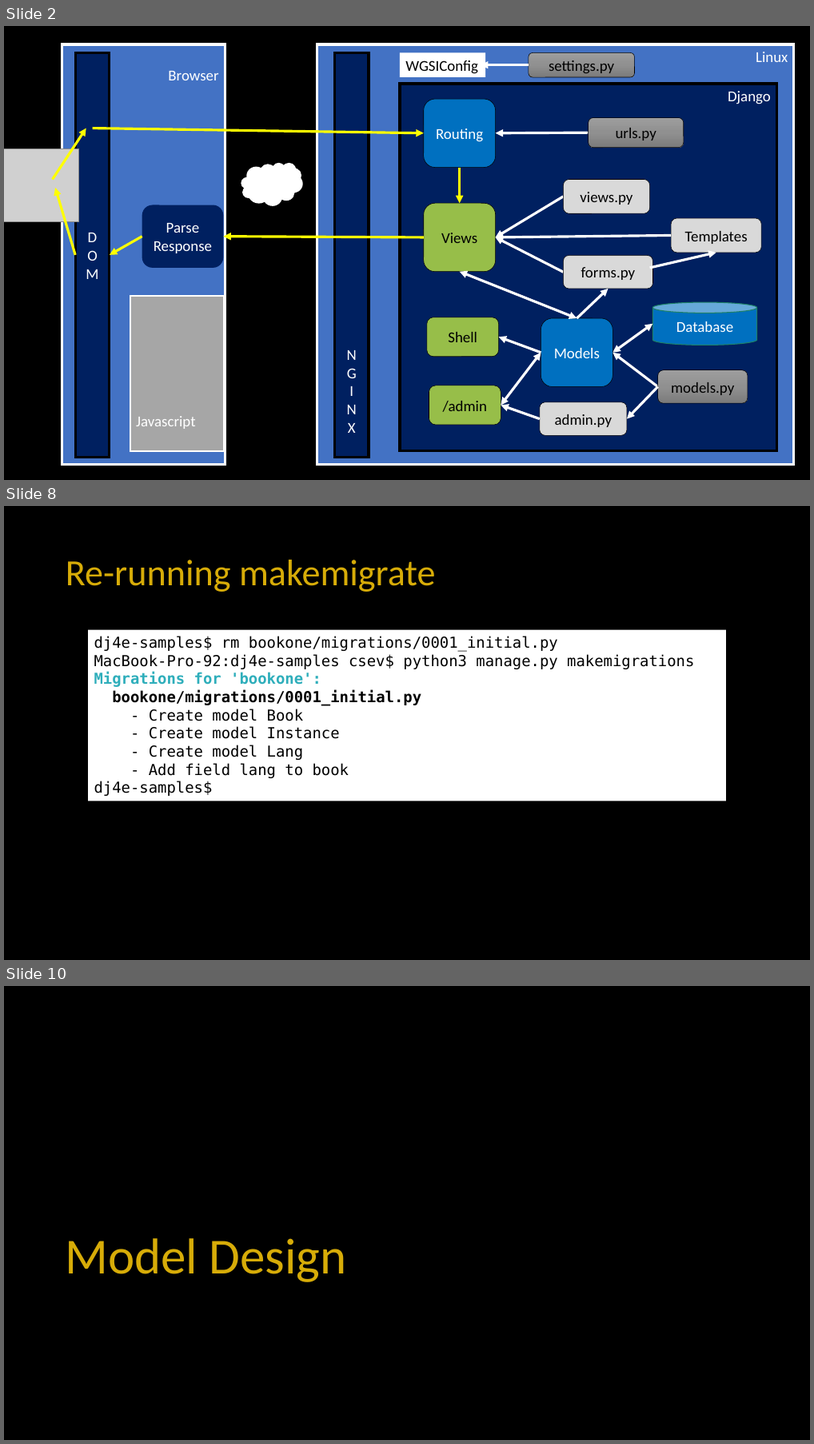
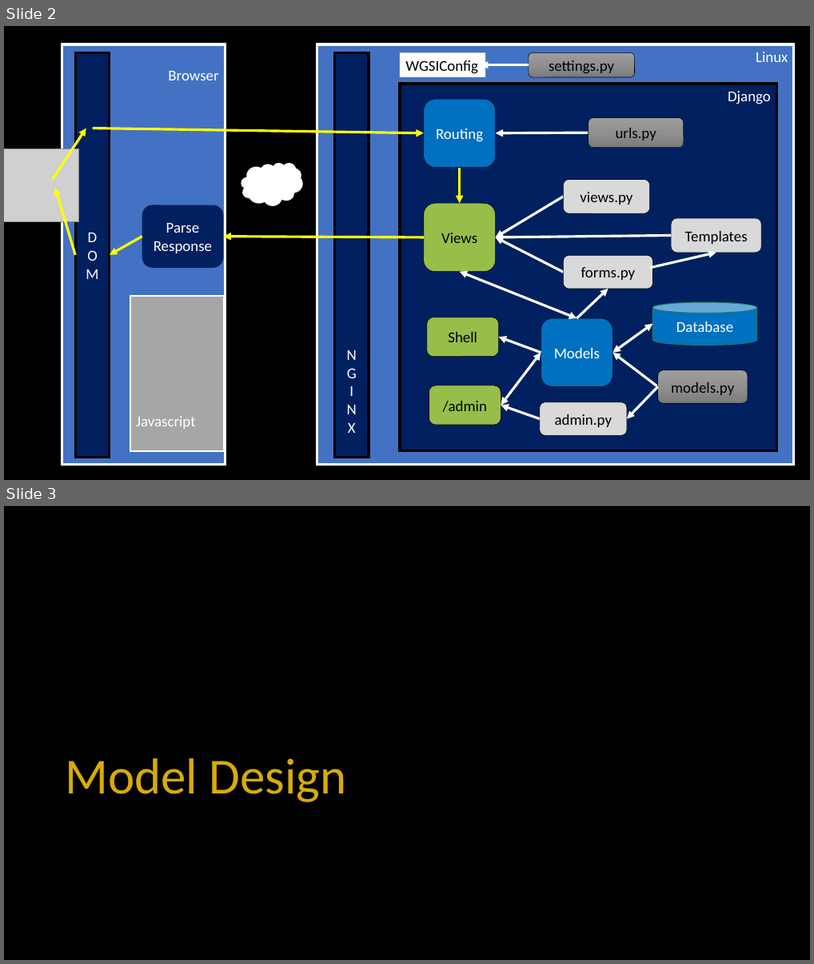
Before and after one commit to csev/dj4e, a slide deck: lectures/DJ-03-One-To-Many.pptx. Shown one above the other, each under a label of ours: slides 2, 8 and 10 before the commit, slides 2 and 3 after it; the slides between them are not shown. The pictures are 814x1444 and 814x964 pixels, drawn with LibreOffice and Linux fonts; fonts in the diff are those of the drawing; grey boxes stand for pictures. Boxes give left, top, right and bottom in pixels: in the first picture for what was removed or moved away, otherwise in the second. Text is boxed around its words. In the diff, an @@ line names an element or a change of style, - is before the commit and + after.

```diff
--- a/lectures/DJ-03-One-To-Many.pptx
+++ b/lectures/DJ-03-One-To-Many.pptx
@@ slide 8 removed at [4,506,810,960], background #000000 @@
@@ title removed at [66,560,436,592] @@
-Re-running makemigrate
@@ rectangle removed at [88,630,726,801] @@
-dj4e-samples$ rm bookone/migrations/0001_initial.py
-MacBook-Pro-92:dj4e-samples csev$ python3 manage.py makemigrations
-Migrations for 'bookone':
-bookone/migrations/0001_initial.py
-- Create model Book
-- Create model Instance
-- Create model Lang
-- Add field lang to book
-dj4e-samples$
@@ what was slide 10 is now slide 3 @@
```
Also in this commit, not shown: 6 other slides removed, 1 other file.
